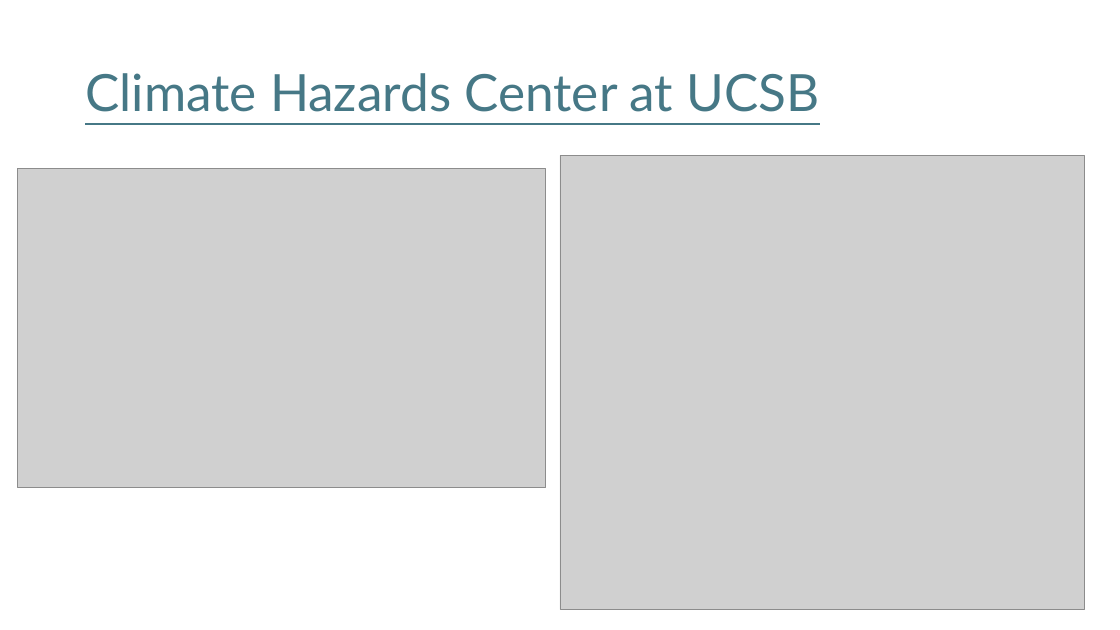
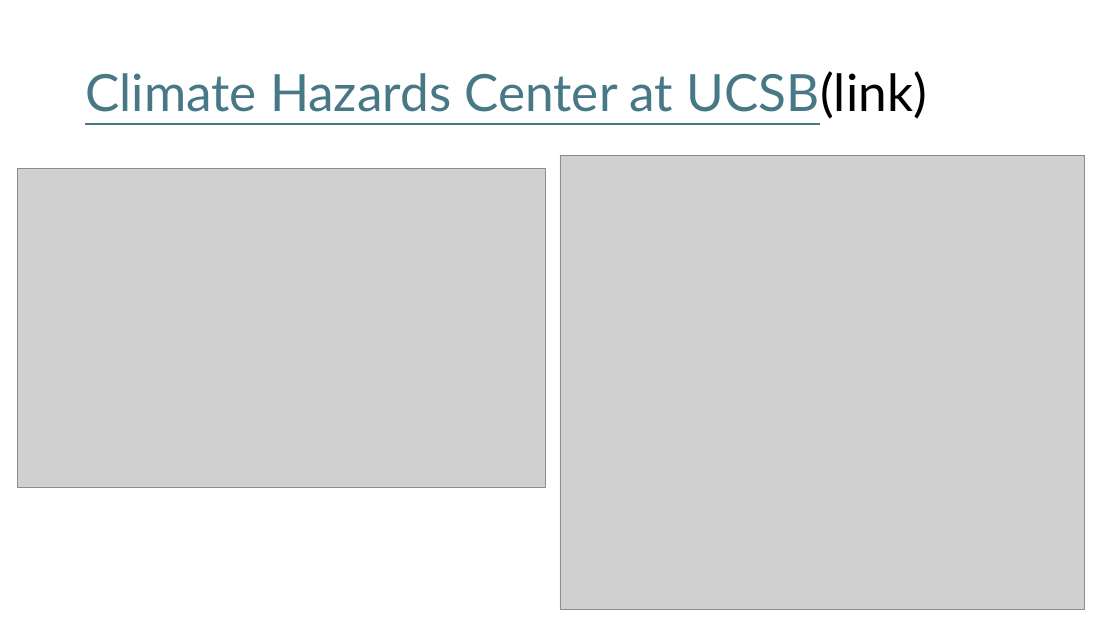
Before and after one commit to szkaifeng/ClimateDataIntro, a slide deck: slide 17 of Climate Data Introduction.pptx. Drawn at 1120x630 pixels with LibreOffice and Linux fonts; fonts in the diff are those of the drawing; grey boxes stand for pictures. Boxes give left, top, right and bottom in pixels: in the first picture for what was removed or moved away, otherwise in the second. Text is boxed around its words. In the diff, an @@ line names an element or a change of style, - is before the commit and + after.

```diff
--- a/Climate Data Introduction.pptx
+++ b/Climate Data Introduction.pptx
@@ title at (85,71,926,119): text changed @@
-Climate Hazards Center at UCSB
+Climate Hazards Center at UCSB(link)
```
Also in this commit, not shown: 11 other slides changed.
